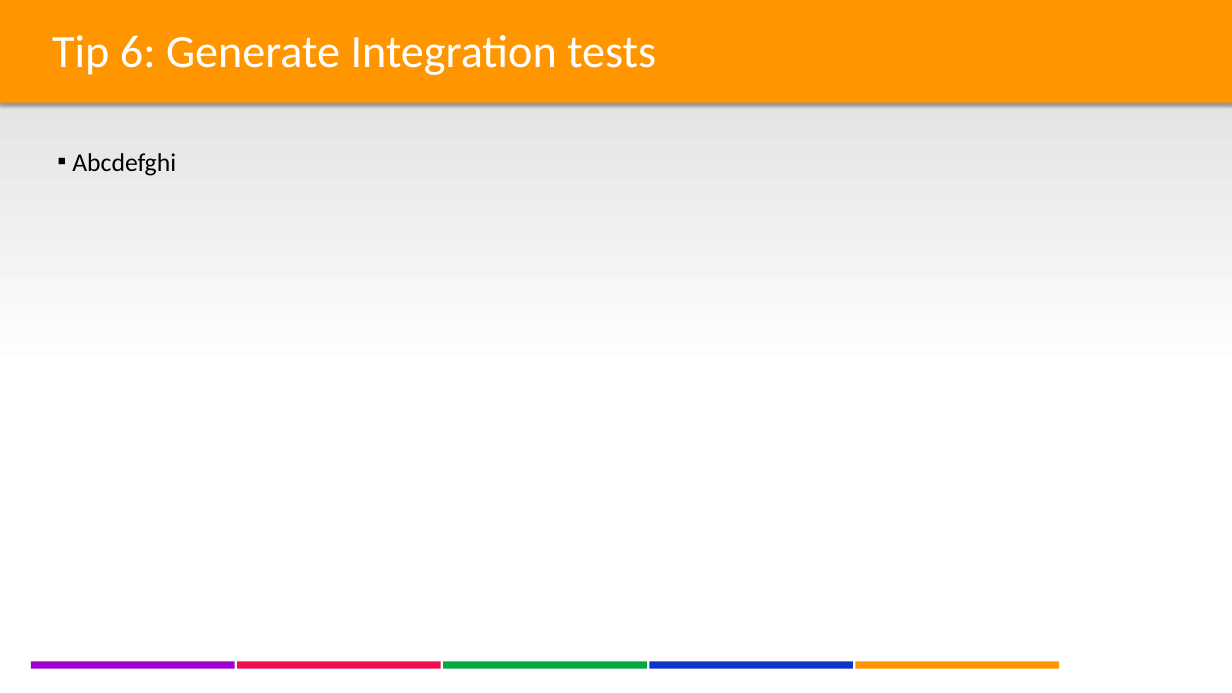
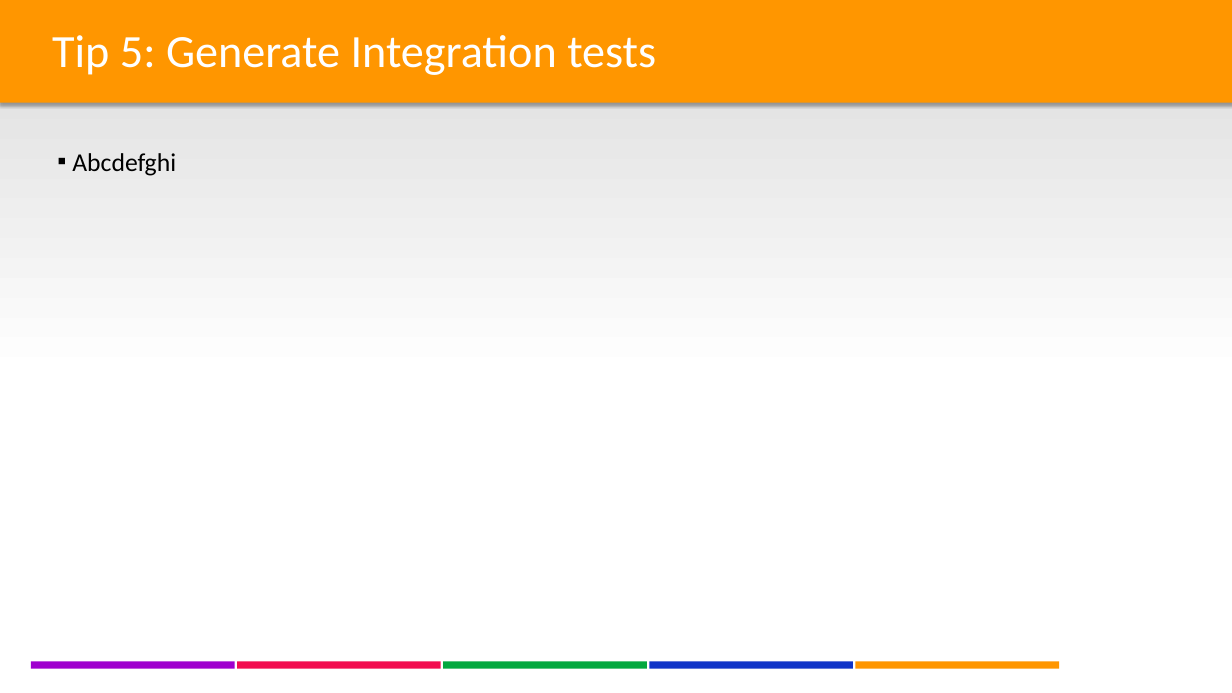
Before and after one commit to lgoldin/TestOrientedDevelopment, a slide deck: slide 15 of DesigningTestableApplications - Part II - DB Integration & Legacy Code.pptx (slide 10 before the commit). Drawn at 1232x693 pixels with LibreOffice and Linux fonts; fonts in the diff are those of the drawing; background and template pictures are left out. Boxes give left, top, right and bottom in pixels: in the first picture for what was removed or moved away, otherwise in the second. Text is boxed around its words. In the diff, an @@ line names an element or a change of style, - is before the commit and + after.

```diff
--- a/DesigningTestableApplications - Part II - DB Integration & Legacy Code.pptx
+++ b/DesigningTestableApplications - Part II - DB Integration & Legacy Code.pptx
@@ text at box(52, 35, 656, 75): text changed @@
-Tip 6: Generate Integration tests
+Tip 5: Generate Integration tests
```
Also in this commit, not shown: 5 other slides changed, 6 slides added, 1 slide removed.
